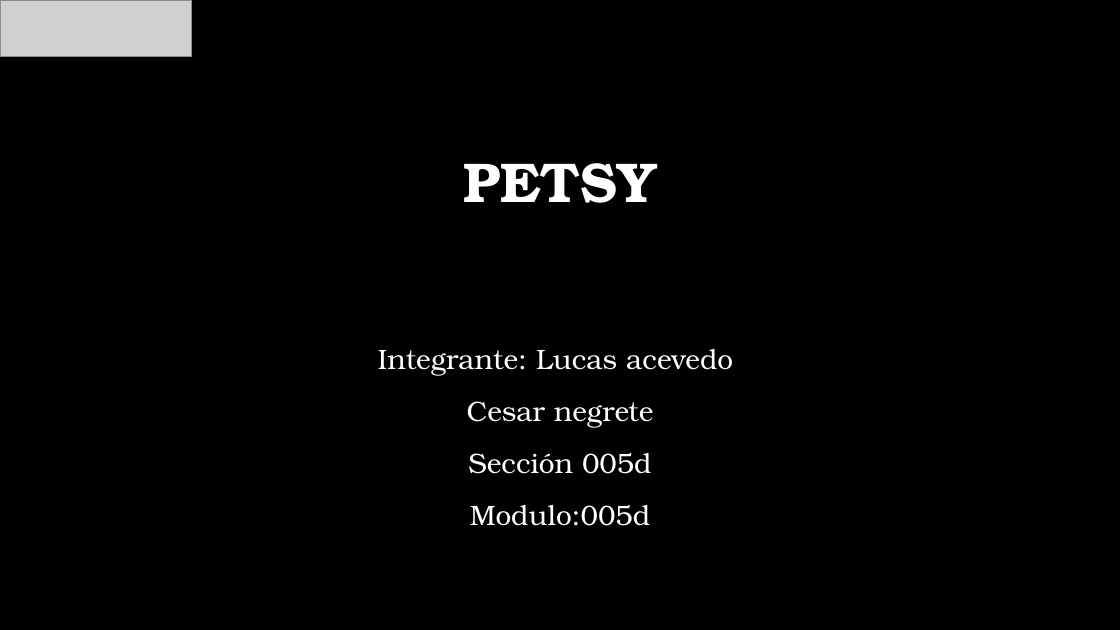
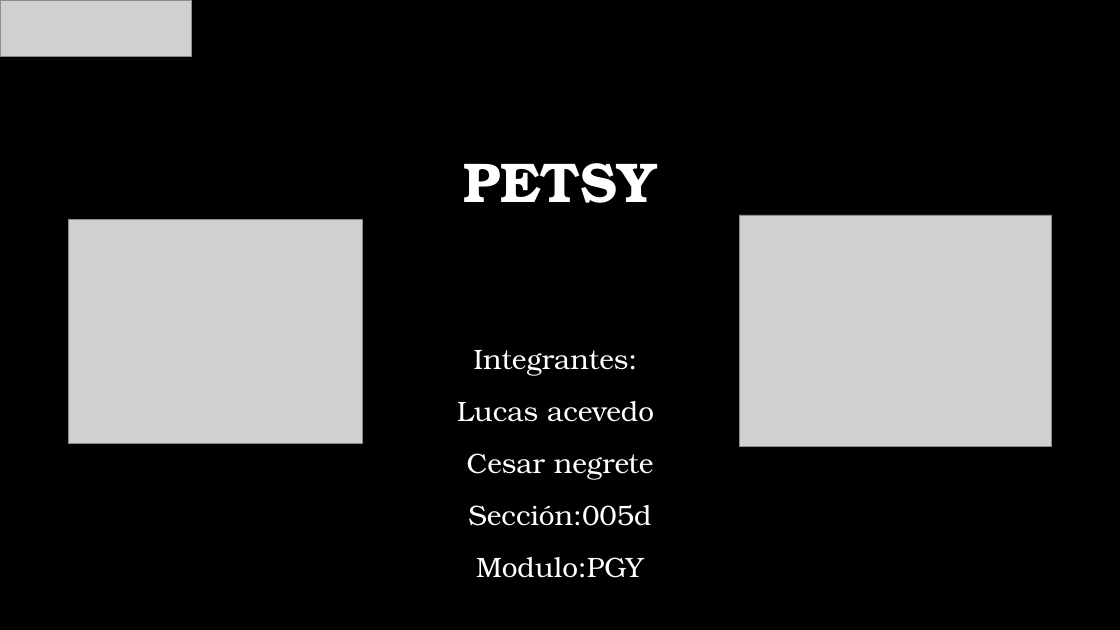
Before and after one commit to sbsbj1/Experiencia2_LucasAcevedo_CesarNegrete_005D, a slide deck: slide 1 of PPT Pagina web.pptx. Drawn at 1120x630 pixels with LibreOffice and Linux fonts; fonts in the diff are those of the drawing; grey boxes stand for pictures; background and template pictures are left out. Boxes give left, top, right and bottom in pixels: in the first picture for what was removed or moved away, otherwise in the second. Text is boxed around its words. In the diff, an @@ line names an element or a change of style, - is before the commit and + after.

```diff
--- a/PPT Pagina web.pptx
+++ b/PPT Pagina web.pptx
@@ picture added at (69, 219, 362, 444) @@
@@ picture added at (739, 215, 1051, 447) @@
@@ subtitle at (457, 350, 654, 422): text changed @@
-Integrante: Lucas acevedo
+Integrantes:
+Lucas acevedo
@@ subtitle at (468, 505, 651, 578): text changed @@
-Sección 005d
-Modulo:005d
+Sección:005d
+Modulo:PGY
```
Also in this commit, not shown: 2 other slides changed, 1 slide added.
